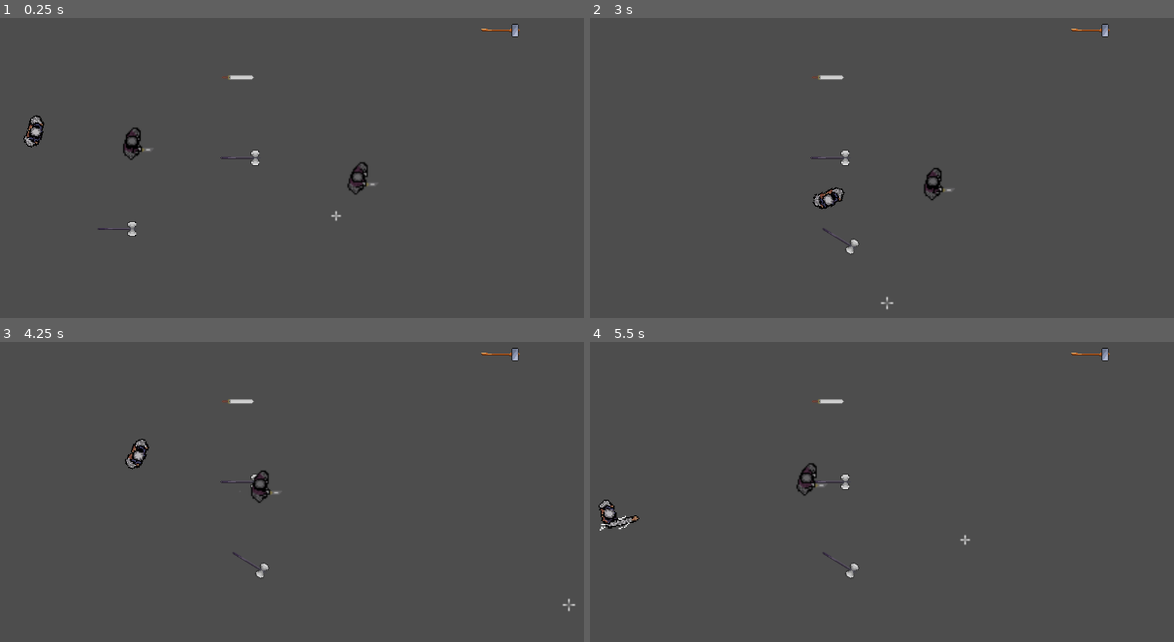
Above: before the commit, frames 1-4 (two rows, left to right).
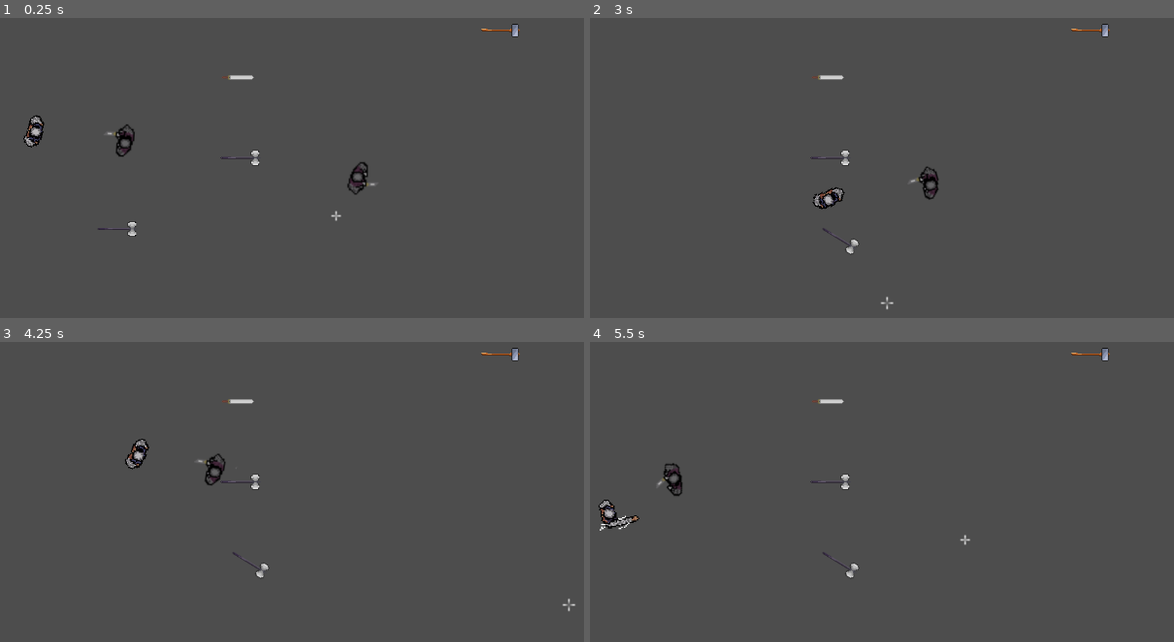
Above: after the commit, the same moments.

Repository: GuilhermeVale1/camelot
Game: Godot game, scene res://main.tscn
Same seed, same stepped clock (60 frames per second), same inputs: the game is played once before the commit and once after it. The engine's default icon, where the game draws it, is replaced by a stand-in: a white triangle on a blue panel in a dark square.
Inputs (mouse positions are in pixels of both pictures, inside the frame that each line leads up to):
- Up to frame 1 (0.25 s): no input
- Up to frame 2 (3 s): move the mouse to (1098, 195) at 0.52 s; hold D (direita) 0.53-1.28 s; click (1098, 195) at 0.6 s; move the mouse to (771, 237) at 1.27 s; hold S (baixo) 1.28-2.03 s; click (771, 237) at 1.35 s; move the mouse to (1004, 120) at 2.02 s; hold D (direita) 2.03-2.78 s; tap E (pegarArma) at 2.1 s; click (1004, 120) at 2.3 s; move the mouse to (887, 303) at 2.77 s; hold W (cima) from 2.78 s (still down); tap Q (throw) at 2.85 s
- Up to frame 3 (4.25 s): click (297, 627) at 3.05 s; move the mouse to (566, 606) at 3.52 s; release W (cima) at 3.53 s; hold A (esquerda) from 3.53 s (still down); click (566, 606) at 3.6 s
- Up to frame 4 (5.5 s): move the mouse to (695, 474) at 4.27 s; click (695, 474) at 4.35 s; move the mouse to (963, 540) at 5.02 s; release A (esquerda) at 5.03 s; hold S (baixo) from 5.03 s (still down); tap E (pegarArma) at 5.1 s; click (963, 540) at 5.3 s

The runs differ from the first frame. In frame 1, 0.3% of the frame differs, in the area x 18-26%, y 35-48%; in frame 2, 0.2%; in frame 3, 0.4%; in frame 4, 0.4%, in the area x 11-41%, y 40-52%.

Commit message:
inimigo dando golpes

Diff:
--- a/game_mananger.gd
+++ b/game_mananger.gd
@@ -2,6 +2,7 @@
 # Sinal para coletar o machado
 signal coletarArma
 signal danoInimigo
+signal danoPlayer
 
 var player_is_armed: bool = false
 var previous_weapon_name: String
@@ -38,3 +39,6 @@
 func golpeInimigo():
 	print("golpeInimigo ativo")
 	emit_signal("danoInimigo")
+
+func golpePlayer():
+	emit_signal("danoPlayer")
--- a/guerreiro_inimigo.tscn
+++ b/guerreiro_inimigo.tscn
@@ -1,7 +1,8 @@
-[gd_scene load_steps=15 format=3 uid="uid://dvjvfwomawu2k"]
+[gd_scene load_steps=25 format=3 uid="uid://dvjvfwomawu2k"]
 
 [ext_resource type="Script" path="res://CharacterBody2D.gd" id="1_61x2s"]
 [ext_resource type="Texture2D" uid="uid://cgndyjgg3wrga" path="res://inimigo/enemy_completo/eWalk/sprEWalkBrokenSmallSword_strip8.png" id="2_8xqfr"]
+[ext_resource type="Texture2D" uid="uid://b0d23s2y411fk" path="res://inimigo/enemy_completo/eAttack/sprEAttackBrokenSmallSword_strip9.png" id="3_e2511"]
 
 [sub_resource type="AtlasTexture" id="AtlasTexture_ii8cy"]
 atlas = ExtResource("2_8xqfr")
@@ -34,6 +35,38 @@
 [sub_resource type="AtlasTexture" id="AtlasTexture_qxlob"]
 atlas = ExtResource("2_8xqfr")
 region = Rect2(224, 0, 32, 32)
+
+[sub_resource type="AtlasTexture" id="AtlasTexture_wicvs"]
+atlas = ExtResource("3_e2511")
+region = Rect2(60, 0, 60, 60)
+
+[sub_resource type="AtlasTexture" id="AtlasTexture_yf36b"]
+atlas = ExtResource("3_e2511")
+region = Rect2(120, 0, 60, 60)
+
+[sub_resource type="AtlasTexture" id="AtlasTexture_gn0ui"]
+atlas = ExtResource("3_e2511")
+region = Rect2(180, 0, 60, 60)
+
+[sub_resource type="AtlasTexture" id="AtlasTexture_li68a"]
+atlas = ExtResource("3_e2511")
+region = Rect2(240, 0, 60, 60)
+
+[sub_resource type="AtlasTexture" id="AtlasTexture_fer60"]
+atlas = ExtResource("3_e2511")
+region = Rect2(300, 0, 60, 60)
+
+[sub_resource type="AtlasTexture" id="AtlasTexture_pw4ah"]
+atlas = ExtResource("3_e2511")
+region = Rect2(360, 0, 60, 60)
+
+[sub_resource type="AtlasTexture" id="AtlasTexture_8jp3x"]
+atlas = ExtResource("3_e2511")
+region = Rect2(420, 0, 60, 60)
+
+[sub_resource type="AtlasTexture" id="AtlasTexture_hdmbb"]
+atlas = ExtResource("3_e2511")
+region = Rect2(480, 0, 60, 60)
 
 [sub_resource type="AtlasTexture" id="AtlasTexture_h02kl"]
 atlas = ExtResource("2_8xqfr")
@@ -70,10 +103,34 @@
 "name": &"andando",
 "speed": 8.0
 }, {
-"frames": [],
+"frames": [{
+"duration": 1.0,
+"texture": SubResource("AtlasTexture_wicvs")
+}, {
+"duration": 1.0,
+"texture": SubResource("AtlasTexture_yf36b")
+}, {
+"duration": 1.0,
+"texture": SubResource("AtlasTexture_gn0ui")
+}, {
+"duration": 1.0,
+"texture": SubResource("AtlasTexture_li68a")
+}, {
+"duration": 1.0,
+"texture": SubResource("AtlasTexture_fer60")
+}, {
+"duration": 1.0,
+"texture": SubResource("AtlasTexture_pw4ah")
+}, {
+"duration": 1.0,
+"texture": SubResource("AtlasTexture_8jp3x")
+}, {
+"duration": 1.0,
+"texture": SubResource("AtlasTexture_hdmbb")
+}],
 "loop": true,
 "name": &"golpe",
-"speed": 5.0
+"speed": 15.0
 }, {
 "frames": [{
 "duration": 1.0,
@@ -90,7 +147,11 @@
 [sub_resource type="CircleShape2D" id="CircleShape2D_egamf"]
 radius = 18.1108
 
+[sub_resource type="RectangleShape2D" id="RectangleShape2D_4eedc"]
+size = Vector2(4, 6)
+
 [node name="guerreiroInimigo" type="CharacterBody2D" groups=["inimigo"]]
+rotation = -6.28319
 collision_layer = 3
 collision_mask = 3
 script = ExtResource("1_61x2s")
@@ -98,7 +159,8 @@
 [node name="AnimatedSprite2D" type="AnimatedSprite2D" parent="."]
 scale = Vector2(0.2, 0.2)
 sprite_frames = SubResource("SpriteFrames_5aste")
-animation = &"parado"
+animation = &"golpe"
+frame_progress = 0.397303
 
 [node name="CollisionShape2D" type="CollisionShape2D" parent="." groups=["inimigo"]]
 position = Vector2(-0.5, 0)
@@ -111,5 +173,20 @@
 [node name="CollisionShape2D" type="CollisionShape2D" parent="detectionArea"]
 shape = SubResource("CircleShape2D_egamf")
 
+[node name="hitbox" type="Area2D" parent="."]
+
+[node name="CollisionShape2D" type="CollisionShape2D" parent="hitbox"]
+position = Vector2(2, 4.37114e-07)
+shape = SubResource("RectangleShape2D_4eedc")
+
+[node name="reacao" type="Timer" parent="."]
+wait_time = 0.3
+
+[node name="Timer" type="Timer" parent="."]
+wait_time = 0.46
+
 [connection signal="body_entered" from="detectionArea" to="." method="_on_detection_area_body_entered"]
 [connection signal="body_exited" from="detectionArea" to="." method="_on_detection_area_body_exited"]
+[connection signal="body_entered" from="hitbox" to="." method="_on_hitbox_body_entered"]
+[connection signal="body_exited" from="hitbox" to="." method="_on_hitbox_body_exited"]
+[connection signal="timeout" from="reacao" to="." method="_on_reacao_timeout"]
--- a/inimigo.gd
+++ b/inimigo.gd
@@ -7,6 +7,16 @@
 var speed: int
 var player_chace = false
 var player = null
+var areahit = false
+var bolAttack = false
+@onready var animatedSprite: AnimatedSprite2D = $AnimatedSprite2D
+
+var dictArma = {
+	"machado":	["andandoMach",	"paradoMach",	"golpeMach"],
+	"martelo":	["andandoMat",	"paradoMat",	"golpeMat"],
+	"espada":	["andandoEsp",	"paradoEsp",	"golpeEsp"],
+	"semArma":	["andando",		"parado",		"golpe"]
+}
 
 
 
@@ -34,13 +44,34 @@
 	areaGolpe = aGolpe
 
 
+func areaHit():
+	pass
 
 func _physics_process(delta):
 	if player_chace:
-		position += (player.position - position)/ speed
-		$AnimatedSprite2D.play("andando")
+		# Movimento para o jogador
+		position += (player.position - position).normalized() * speed * delta
+
+		# Calculando a direção para o jogador
+		var direction = player.position - position
+		# Calculando o ângulo para a direção
+		var angle_to_player = direction.angle()
+		# Aplicando a rotação ao inimigo
+		rotation = angle_to_player
+
+		if !bolAttack:
+			animatedSprite.play("andando")
+		for enemy in get_tree().get_nodes_in_group("inimigo"):
+			if enemy != self:
+				var distance = position.distance_to(enemy.position)
+				# Se estiver muito perto, empurra o inimigo para longe
+				if distance < 10:  # Ajuste esse valor conforme necessário
+					direction = (position - enemy.position).normalized()
+					position += direction * 100 * delta
 	else:
-		$AnimatedSprite2D.play("parado")
+
+		if !bolAttack:# Caso o inimigo não esteja perseguindo, animação de "parado"
+			animatedSprite.play("parado")
 
 
 func _on_detection_area_body_entered(body):
@@ -55,3 +86,39 @@
 			player_chace = false
 			player = null
 	print("saiu da zona inimiga")
+
+func attack():
+
+	if areahit:
+		$Timer.start()
+
+
+		GameMananger.golpePlayer()
+
+
+
+
+func _on_hitbox_body_entered(body):
+	if(body.is_in_group("jogador")):
+		$reacao.start()
+		areahit = true
+
+
+
+
+
+
+func _on_hitbox_body_exited(body):
+	areahit = false # Replace with function body.
+
+
+func _on_reacao_timeout():
+	animatedSprite.play("golpe")
+	bolAttack = true
+	attack() # Replace with function body.
+
+
+func _on_timer_timeout():
+
+	$AnimatedSprite2D.stop("golpe")
+	bolAttack = false # Replace with function body.
--- a/inimigo.tscn
+++ b/inimigo.tscn
@@ -17,13 +17,15 @@
 "frames": [],
 "loop": true,
 "name": &"golpe",
-"speed": 5.0
+"speed": 10.0
 }, {
 "frames": [],
 "loop": true,
 "name": &"parado",
 "speed": 5.0
 }]
+
+[sub_resource type="RectangleShape2D" id="RectangleShape2D_33gmp"]
 
 [node name="inimigo" type="CharacterBody2D" groups=["inimigo"]]
 collision_mask = 3
@@ -41,5 +43,20 @@
 sprite_frames = SubResource("SpriteFrames_hi5lt")
 animation = &"golpe"
 
+[node name="hitbox" type="Area2D" parent="."]
+
+[node name="CollisionShape2D" type="CollisionShape2D" parent="hitbox"]
+shape = SubResource("RectangleShape2D_33gmp")
+
+[node name="reacao" type="Timer" parent="."]
+wait_time = 0.5
+
+[node name="Timer" type="Timer" parent="."]
+wait_time = 0.46
+
 [connection signal="body_entered" from="detectionArea" to="." method="_on_detection_area_body_entered"]
 [connection signal="body_exited" from="detectionArea" to="." method="_on_detection_area_body_exited"]
+[connection signal="body_entered" from="hitbox" to="." method="_on_hitbox_body_entered"]
+[connection signal="body_exited" from="hitbox" to="." method="_on_hitbox_body_exited"]
+[connection signal="timeout" from="reacao" to="." method="_on_reacao_timeout"]
+[connection signal="timeout" from="Timer" to="." method="_on_timer_timeout"]
--- a/player.gd
+++ b/player.gd
@@ -21,6 +21,7 @@
 
 func _ready():
 	projectile_scene = preload("res://PlayerProjectile.tscn")
+	GameMananger.danoPlayer.connect(deadPlayer)
 
 
 func _process(delta):
@@ -142,3 +143,6 @@
 		areaHit = false
 		if body.has_method("AreaGolpe"):
 			body.AreaGolpe(areaHit)
+
+func deadPlayer():
+	queue_free()
Not shown: 1 places in inimigo.tscn that only renumber resources
